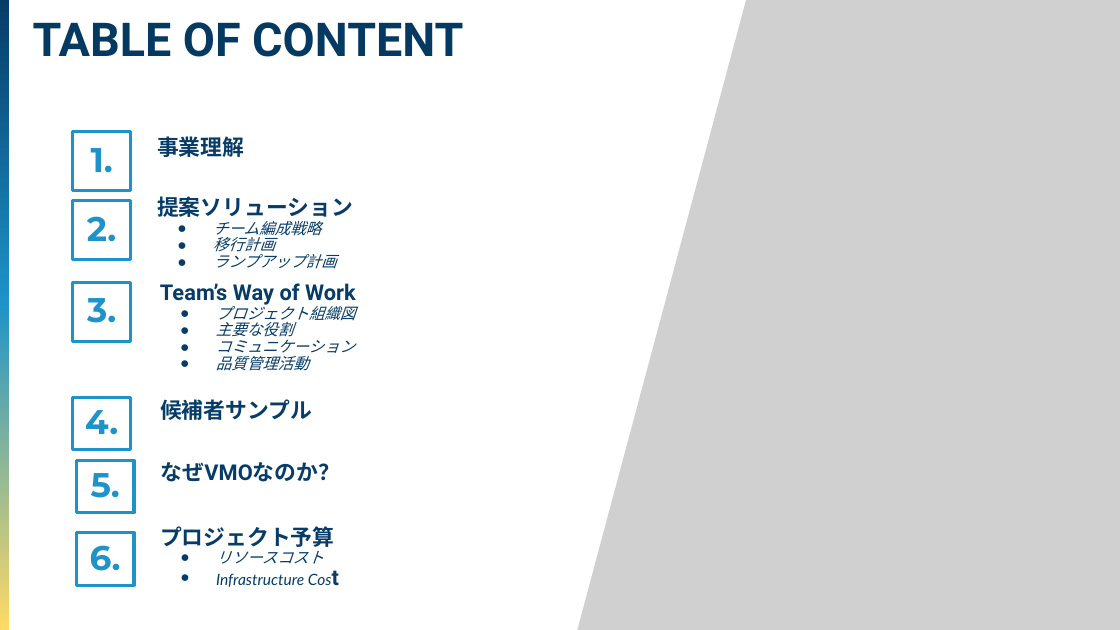
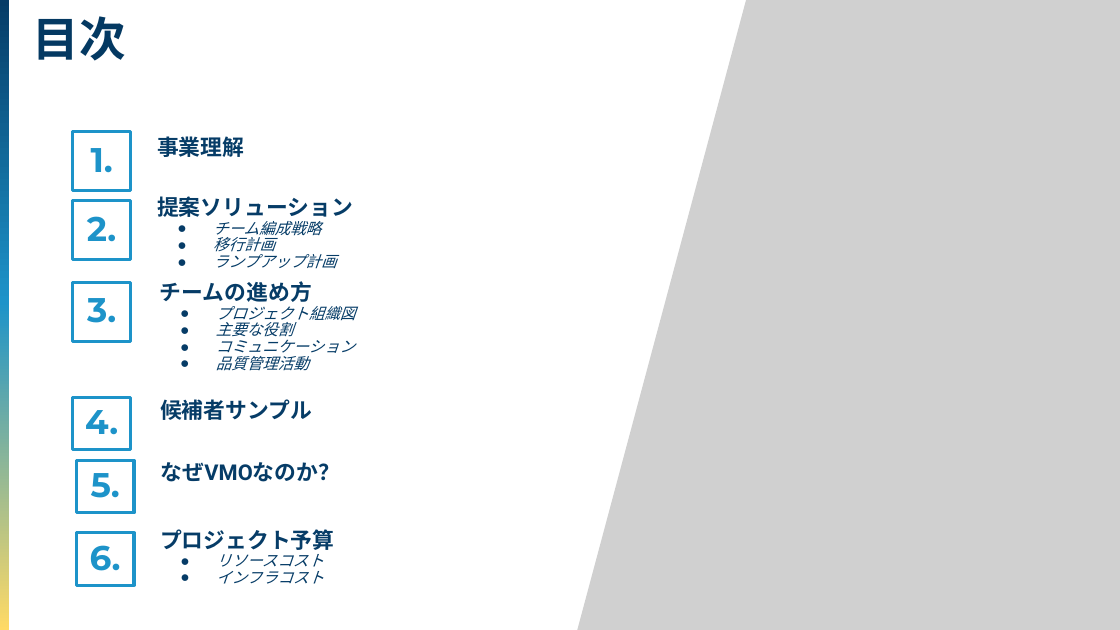
Before and after one commit to sslakd/Utility-app, a slide deck: slide 3 of Fujifilm_ODC_Proposal_JP.pptx. Drawn at 1120x630 pixels with LibreOffice and Linux fonts; fonts in the diff are those of the drawing; grey boxes stand for pictures. Boxes give left, top, right and bottom in pixels: in the first picture for what was removed or moved away, otherwise in the second. Text is boxed around its words. In the diff, an @@ line names an element or a change of style, - is before the commit and + after.

```diff
--- a/Fujifilm_ODC_Proposal_JP.pptx
+++ b/Fujifilm_ODC_Proposal_JP.pptx
@@ text at [33, 16, 126, 61]: text changed @@
-TABLE OF CONTENT
+目次
@@ text at [160, 281, 312, 307]: text changed @@
-Team’s Way of Work
+チームの進め方
@@ text at [216, 566, 324, 584]: text changed @@
-● Infrastructure Cost
+● インフラコスト
```
Also in this commit, not shown: 20 other slides changed, 1 slide added, 1 slide removed.
